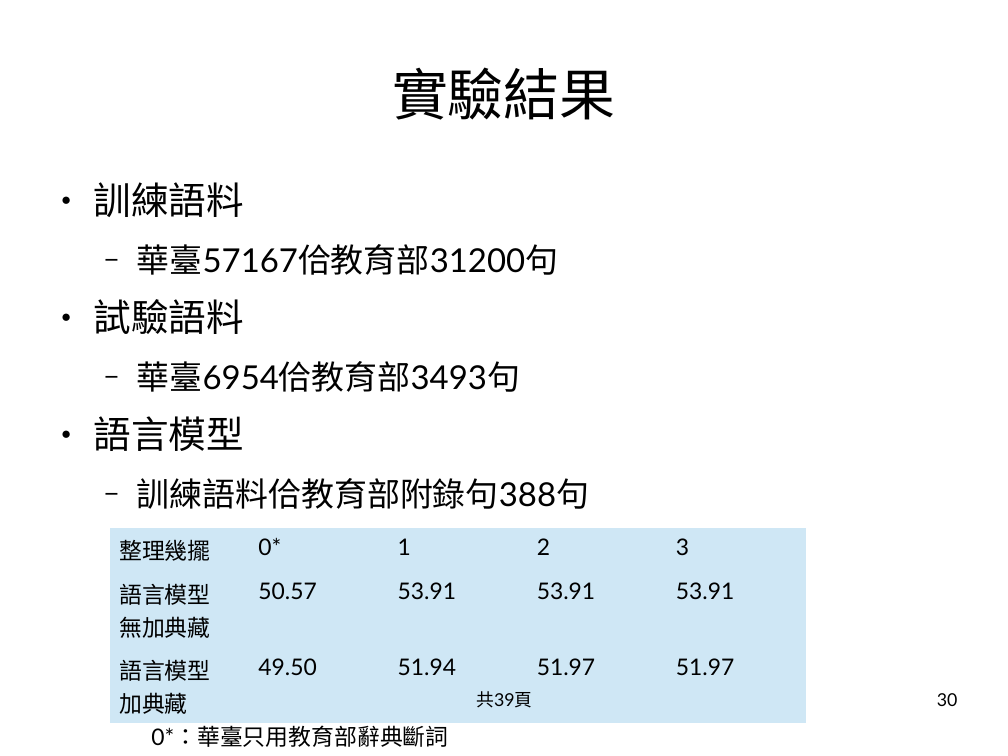
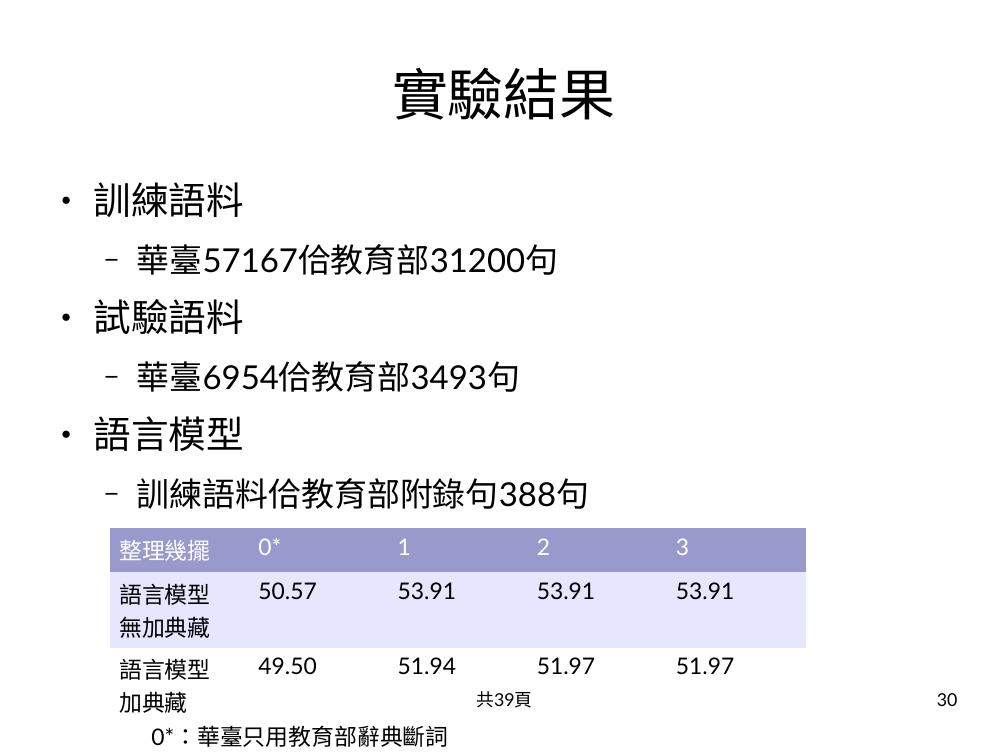
Before and after one commit to sih4sing5hong5/po3-ko3_tau5-iann2-phinn3, a slide deck: slide 30 of 翻譯報告.odp. Drawn at 1008x756 pixels with LibreOffice and Linux fonts; fonts in the diff are those of the drawing. Boxes give left, top, right and bottom in pixels: in the first picture for what was removed or moved away, otherwise in the second. Text is boxed around its words. In the diff, an @@ line names an element or a change of style, - is before the commit and + after.

```diff
--- a/翻譯報告.odp
+++ b/翻譯報告.odp
@@ table at bbox=[111, 528, 806, 723] @@
@@ fill #CFE7F5 to #9999CC in row 1 @@
@@ fill #CFE7F5 to #E6E6FF in row 2 @@
@@ fill #CFE7F5 to #FFFFFF in row 3 @@
@@ font Lato to Arial in "整理幾擺" @@
@@ text colour #000000 to #FFFFFF in "整理幾擺", "0*", "1", "2" and 1 more places @@
```
Also in this commit, not shown: 4 other slides changed.
